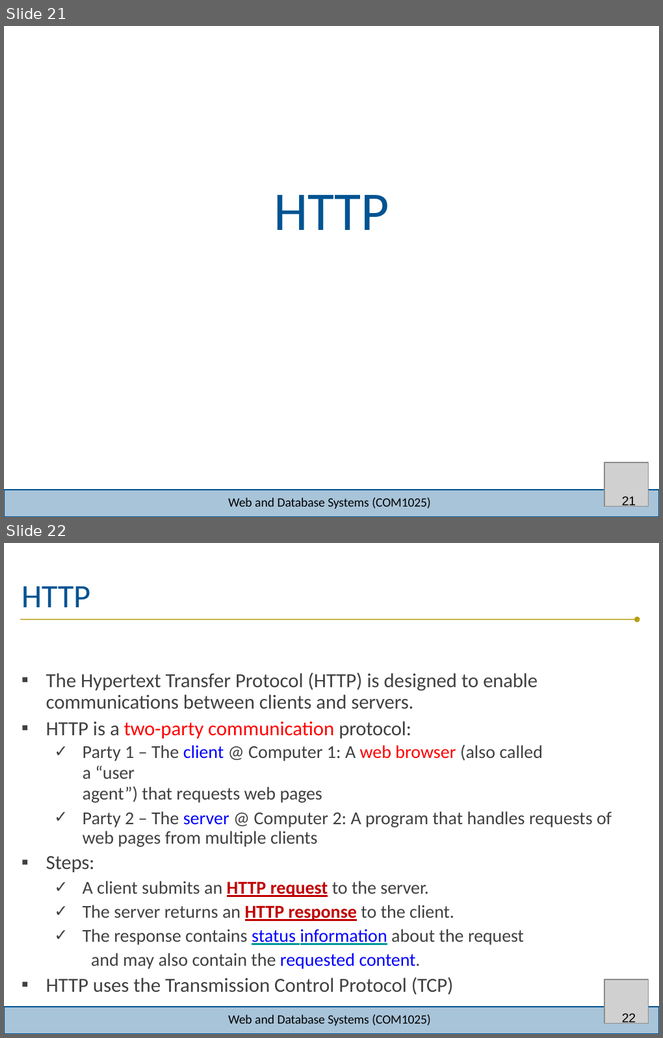
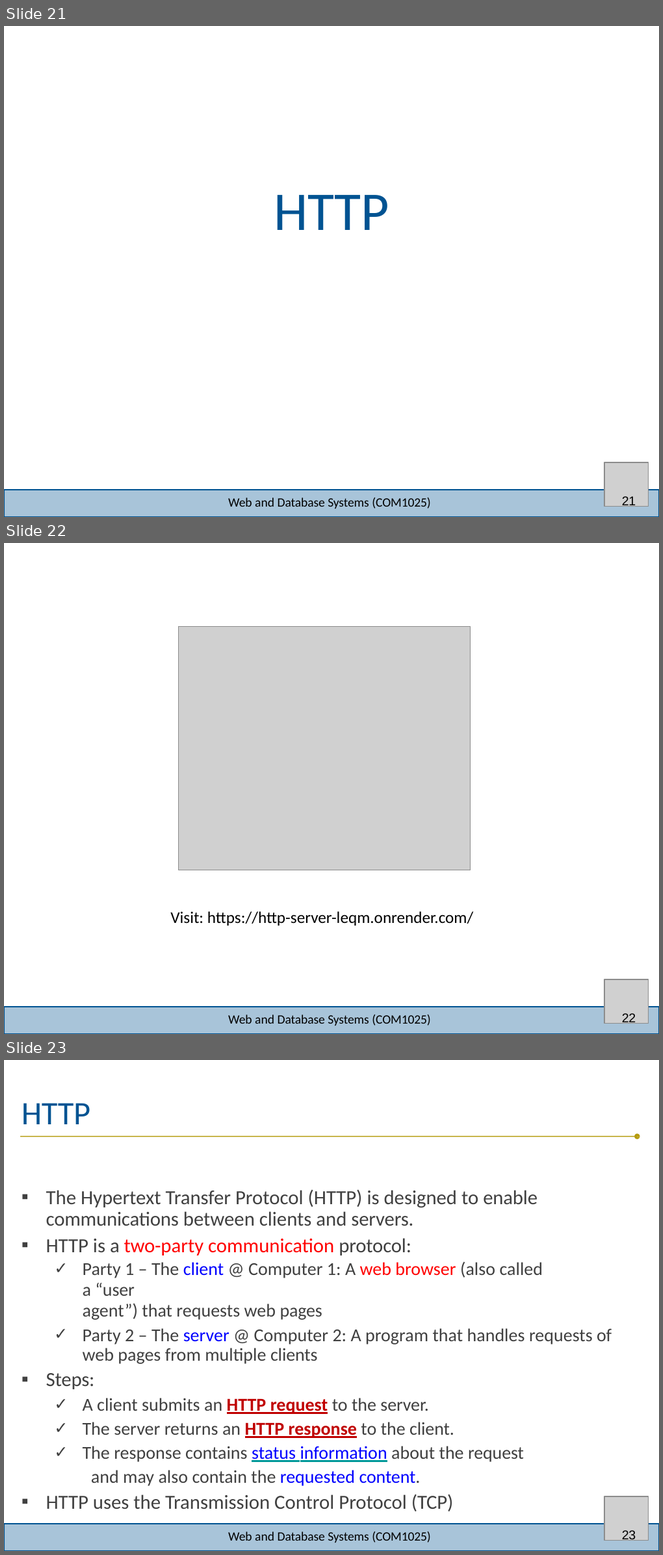
Before and after one commit to joeappleton18/WEB-AND-DATABASE-SYSTEMS, a slide deck: week-8/lecture/lecture.pptx. Shown one above the other, each under a label of ours: slides 21 and 22 before the commit, slides 21, 22 and 23 after it. The pictures are 663x1038 and 663x1555 pixels, drawn with LibreOffice and Linux fonts; fonts in the diff are those of the drawing; grey boxes stand for pictures; background and template pictures are left out. Boxes give left, top, right and bottom in pixels: in the first picture for what was removed or moved away, otherwise in the second. Text is boxed around its words. In the diff, an @@ line names an element or a change of style, - is before the commit and + after.

Commit message:
updated presentation

```diff
--- a/week-8/lecture/lecture.pptx
+++ b/week-8/lecture/lecture.pptx
@@ slide 22 added at (4,543,659,1034), background #FFFFFF; not listed: 2 template elements that a slide beside it also shows @@
@@ picture added at (179,627,471,871) @@
@@ text added at (170,912,473,926), 18 pt, text #000000 @@
+Visit: https://http-server-leqm.onrender.com/
@@ picture added at (605,980,649,1024) @@
@@ text added at (228,1015,431,1026), 14 pt, text #000000 @@
+Web and Database Systems (COM1025)
@@ page number added at (622,1014,636,1024), 14 pt, text #000000 @@
+22
@@ what was slide 22 is now slide 23 @@
@@ page number at (622,1531,636,1541): text changed @@
-22
+23
```
